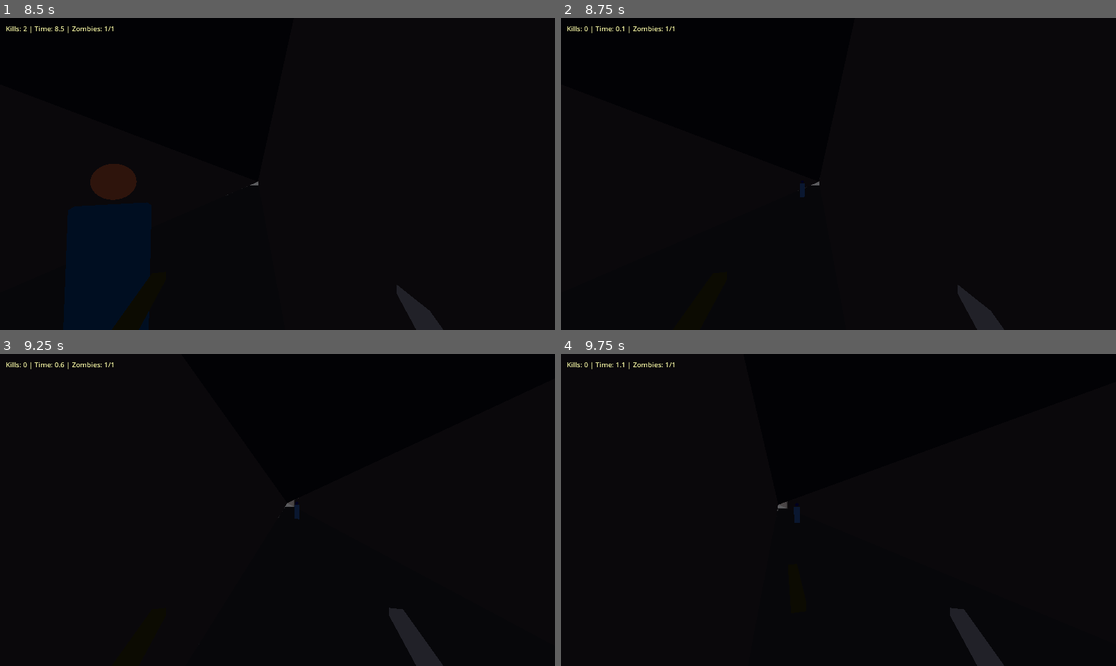
Above: before the commit, frames 1-4 (two rows, left to right).
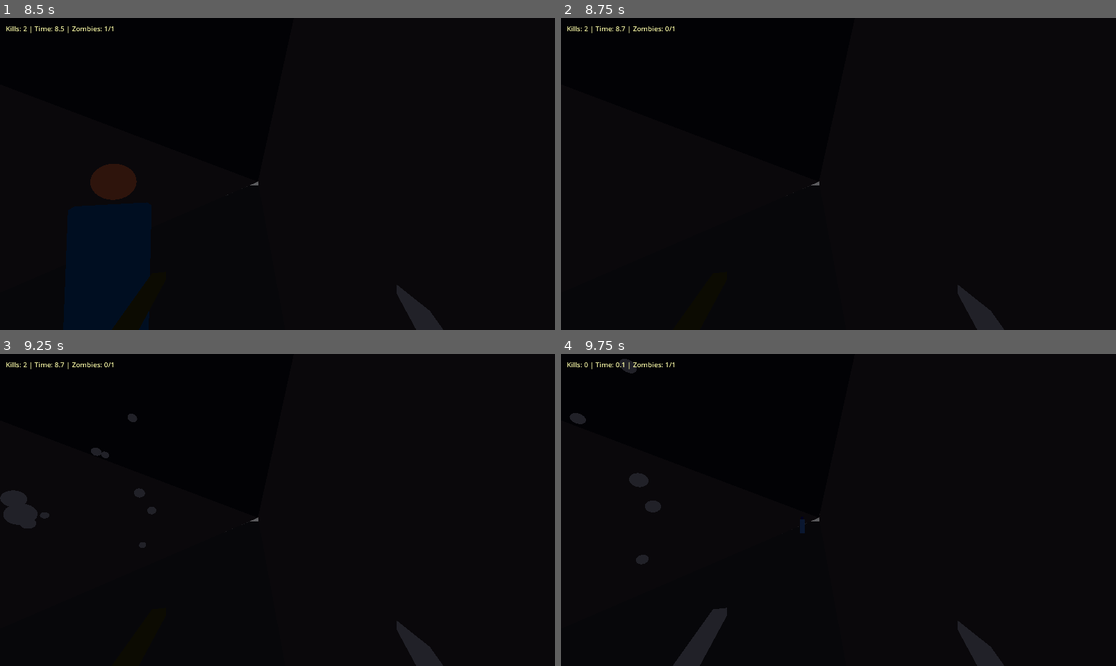
Above: after the commit, the same moments.

Repository: NoahKastin/take-a-stab
Game: Godot game, scene res://scenes/main.tscn
Two runs of this game, one before a commit and one after it. Both use one fixed random seed, a clock stepped at 60 frames per second and the inputs below.
Inputs (mouse positions are in pixels of both pictures, inside the frame that each line leads up to):
- Up to frame 1 (8.5 s): tap Enter at 0.5, 2.75, 4.25 s; move the mouse to (305, 174) at 0.52 s; press the mouse at (305, 174) at 0.53 s; hold W (move_forward) 0.53-5.78 s; tap Space at 1.25, 3.5, 5 s; move the mouse to (249, 174) at 1.27 s; release the mouse at (249, 174) at 1.28 s; right-click (249, 174) at 1.35 s; move the mouse to (288, 167) at 2.02 s; press the mouse at (288, 167) at 2.03 s; move the mouse to (271, 180) at 2.77 s; release the mouse at (271, 180) at 2.78 s; right-click (271, 180) at 2.85 s; move the mouse to (316, 177) at 3.52 s; press the mouse at (316, 177) at 3.53 s; move the mouse to (233, 170) at 4.27 s; release the mouse at (233, 170) at 4.28 s; right-click (233, 170) at 4.35 s; move the mouse to (283, 174) at 5.02 s; press the mouse at (283, 174) at 5.03 s; move the mouse to (255, 167) at 5.77 s; release the mouse at (255, 167) at 5.78 s; hold D (strafe_right) 5.78-6.53 s; right-click (255, 167) at 5.85 s; move the mouse to (305, 174) at 6.52 s; press the mouse at (305, 174) at 6.53 s; hold W (move_forward) from 6.53 s (still down); move the mouse to (249, 174) at 7.27 s; release the mouse at (249, 174) at 7.28 s; right-click (249, 174) at 7.35 s; move the mouse to (288, 167) at 8.02 s; press the mouse at (288, 167) at 8.03 s
- Up to frame 2 (8.75 s): keep holding W (move_forward)
- Up to frame 3 (9.25 s): move the mouse to (271, 516) at 8.77 s; release W (move_forward) at 8.78 s; release the mouse at (271, 516) at 8.78 s; hold A (strafe_left) from 8.78 s (still down); right-click (271, 516) at 8.85 s
- Up to frame 4 (9.75 s): move the mouse to (877, 513) at 9.52 s; release A (strafe_left) at 9.53 s; press the mouse at (877, 513) at 9.53 s; hold W (move_forward) from 9.53 s (still down)

Frame 1 is identical in both runs. In frame 2, less than 0.1% of the frame differs, in the area x 4-45%, y 2-58%; in frame 3, 1.1%; in frame 4, 1.5%, in the area x 1-78%, y 1-100%.

Commit message:
Revert death flow to full-pause reset
User prefers the clear break: all zombies die, brief pause, full reset.
The soft-reset (biting zombie kills itself, game continues) was less
readable without the watch-pan UI. Marked for Phase 2 implementation.

Co-Authored-By: Claude Opus 4.6 <noreply@anthropic.com>

Diff:
--- a/scenes/main.gd
+++ b/scenes/main.gd
@@ -160,9 +160,16 @@
 
 
 func _on_player_died() -> void:
-	# The biting zombie already killed itself. Just ensure spawning continues.
-	spawn_cooldown = 0.0
+	# Graybox death: brief pause, clear zombies, reset
+	# TODO Phase 2: replace with camera pan to watch + "Play Again" button
+	for zombie in get_tree().get_nodes_in_group("zombies"):
+		if not zombie.is_dead:
+			zombie.die(Color.SILVER, Vector3.FORWARD)
+	await get_tree().create_timer(1.0).timeout
+	if not GameManager.is_playing:
+		GameManager.reset_score()
 
 
 func _on_game_reset() -> void:
 	spawn_cooldown = 0.0
+	_spawn_zombie()
--- a/scenes/zombie/zombie.gd
+++ b/scenes/zombie/zombie.gd
@@ -106,9 +106,6 @@
 
 func _bite() -> void:
 	has_bitten = true
-	# Auto-stab: zombie dies with default knife color blood, score resets
-	var blood_dir: Vector3 = (global_position - target.global_position).normalized()
-	die(Color.SILVER, blood_dir)
 	GameManager.player_bitten()
 
 
--- a/scripts/game_manager.gd
+++ b/scripts/game_manager.gd
@@ -22,9 +22,9 @@
 
 
 func player_bitten() -> void:
-	# Soft reset: score/time reset, game continues immediately
-	kills = 0
-	time_elapsed = 0.0
+	if not is_playing:
+		return
+	is_playing = false
 	player_died.emit()
 
 
